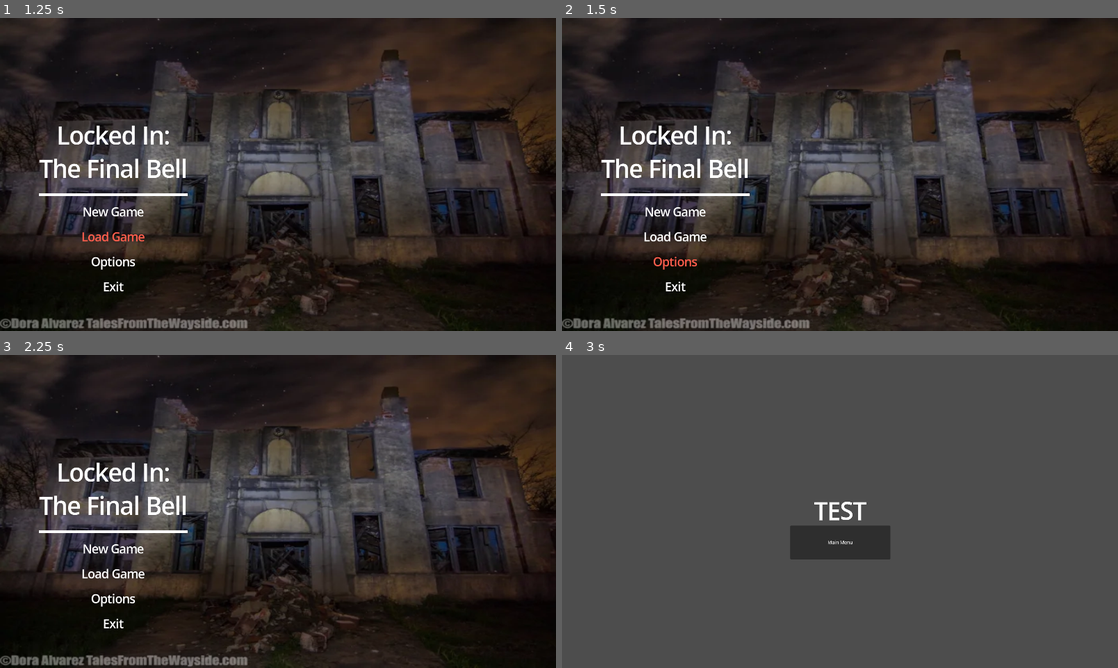
Above: before the commit, frames 1-4 (two rows, left to right).
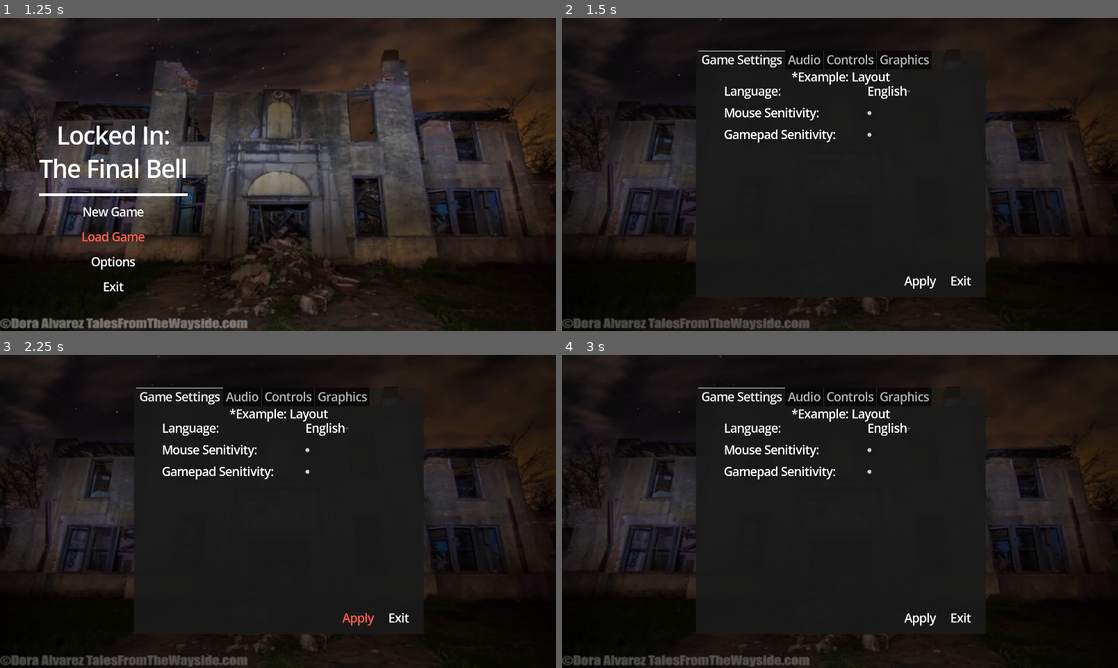
Above: after the commit, the same moments.

Repository: PawnxPawn/Lockout
Game: Godot game, scene res://Core/Managers/GameController/Main.tscn
Same seed, same stepped clock (60 frames per second), same inputs: the game is played once before the commit and once after it.
Inputs (mouse positions are in pixels of both pictures, inside the frame that each line leads up to):
- Up to frame 1 (1.25 s): click "Load Game" at 0.5 s
- Up to frame 2 (1.5 s): click "Options" at 1.25 s
- Up to frame 3 (2.25 s): click (355, 617) at 2 s, where only the run after the commit has a clickable "Apply"
- Up to frame 4 (3 s): click (673, 549) at 2.75 s, where only the run before the commit has a clickable "New Game"

Frame 1 is identical in both runs. In frame 2, 29% of the frame differs, in the area x 0-100%, y 0-100%; in frame 3, 29%; in frame 4, 96%.

Commit message:
Finished UI Services
Connected options to main menu using the new UI service

Diff:
--- a/Lockout/Core/Services/SceneLoader.gd
+++ b/Lockout/Core/Services/SceneLoader.gd
@@ -8,8 +8,8 @@
 }
 
 const _PRELOADED_SCENES = {
-	0: preload("uid://c11qt0vcye7g3"),
-	1: preload("uid://cfpeosla7ei55"),
+	Scenes.MAIN_MENU: preload("uid://c11qt0vcye7g3"),
+	Scenes.TEST: preload("uid://cfpeosla7ei55"),
 }
 
 const _DYNAMIC_SCENES: Dictionary = {
--- a/Lockout/Core/Services/UIService.gd
+++ b/Lockout/Core/Services/UIService.gd
@@ -1,21 +1,72 @@
 class_name UI extends Node
 
-enum {
-	TEST,
+signal ui_shown(ui:Uis)
+signal ui_hidden(ui:Uis)
+signal all_uis_hidden
+
+enum Uis {
+	GAME_SETTINGS,
+	PAUSE,
+	HUD,
+	GAME_OVER,
 }
 
 const _UI_SCENES_PRELOAD: Dictionary = {
-	0: preload("uid://dxyeviydep8bt")
+	Uis.GAME_SETTINGS: preload("uid://dxyeviydep8bt")
 }
 
 
 var ui_manager: CanvasLayer
-var Settings: GameSettings
+var _active_uis: Dictionary = {}
+var _loaded_uis: Dictionary = {}
 
+
+func show_ui(ui: Uis) -> void:
+	if not _ui_manager_check() or _active_uis.has(ui): return
+	if not _UI_SCENES_PRELOAD.has(ui):
+		push_error("UI: %s ui not found in _UI_SCENES_PRELOAD" % Uis.keys()[ui])
+		return
+
+	_load_ui_scene(ui)
+
+	_active_uis[ui] = _loaded_uis[ui]
+	_active_uis[ui].visible = true
+
+	ui_shown.emit(ui)
+
+
+func hide_ui(ui:Uis) -> void:
+	if not _ui_manager_check(): return
+	if not _active_uis.has(ui):
+		push_warning("UI: %s not found in _active_uis." % Uis.keys()[ui])
+		return
+
+	_active_uis[ui].visible = false
+	_active_uis.erase(ui)
+	ui_hidden.emit(ui)
+
+
+func hide_all_uis() -> void:
+	if not _ui_manager_check() or _active_uis.is_empty(): return
+
+	for ui in _active_uis:
+		print(ui)
+		_active_uis[ui].visible = false
+		ui_hidden.emit(ui)
+
+	all_uis_hidden.emit()
+
+
+func _load_ui_scene(ui:Uis) -> void:
+	if _loaded_uis.has(ui): return
+
+	var instance = _UI_SCENES_PRELOAD[ui].instantiate()
+	ui_manager.add_child(instance)
+	_loaded_uis[ui] = instance
 
 
 func _ui_manager_check() -> bool:
 	if not ui_manager:
-		push_error("UI: Can't control ui's because ui_manager is not set.")
+		push_error("UI: ui_manager is not set.")
 		return false
 	return true
--- a/Lockout/Scenes/MainMenu/MainMenu.gd
+++ b/Lockout/Scenes/MainMenu/MainMenu.gd
@@ -1,5 +1,42 @@
 extends Control
 
+@onready var buttons: VBoxContainer = %Buttons
+@onready var title: VBoxContainer = $Title
 
-func _on_new_game_button_down() -> void:
-	Services.scene_loader.load_scene(SceneLoader.Scenes.TEST)
+
+func _ready() -> void:
+	_connect_signals()
+
+
+func _connect_signals() -> void:
+	for button in buttons.get_children():
+		if not button is Button: continue
+		button.button_down.connect(_on_button_pressed.bind(button))
+
+	Services.ui.ui_hidden.connect(_on_ui_hidden)
+
+
+func _on_button_pressed(button: Button) -> void:
+	match button.name:
+		&"NewGame":
+			Services.scene_loader.load_scene(SceneLoader.Scenes.TEST)
+		&"LoadGame":
+			print("Load Game not set up yet.")
+		&"Options":
+			title.visible = false
+			Services.ui.show_ui(UI.Uis.GAME_SETTINGS)
+		&"Exit":
+			get_tree().quit()
+
+
+func _on_ui_hidden(ui:UI.Uis) -> void:
+	match ui:
+		UI.Uis.GAME_SETTINGS:
+			title.visible = true
+
+
+func _disconnect_external_signals() -> void:
+	Services.ui.ui_hidden.disconnect(_on_ui_hidden)
+
+func _exit_tree() -> void:
+	_disconnect_external_signals()
--- a/Lockout/Scenes/MainMenu/MainMenu.tscn
+++ b/Lockout/Scenes/MainMenu/MainMenu.tscn
@@ -29,7 +29,7 @@
 grow_vertical = 2
 texture = ExtResource("1_les83")
 
-[node name="Buttons" type="VBoxContainer" parent="." unique_id=146607823]
+[node name="Title" type="VBoxContainer" parent="." unique_id=146607823]
 layout_mode = 1
 anchors_preset = 2
 anchor_top = 1.0
@@ -42,7 +42,7 @@
 theme = ExtResource("3_sg7ab")
 theme_override_constants/separation = 30
 
-[node name="Label" type="Label" parent="Buttons" unique_id=1422583510]
+[node name="Label" type="Label" parent="Title" unique_id=1422583510]
 layout_mode = 2
 text = "Locked In:
 The Final Bell"
@@ -50,32 +50,36 @@
 horizontal_alignment = 1
 vertical_alignment = 1
 
-[node name="HSeparator" type="HSeparator" parent="Buttons" unique_id=895603831]
+[node name="HSeparator" type="HSeparator" parent="Title" unique_id=895603831]
 layout_mode = 2
 theme_override_styles/separator = SubResource("StyleBoxLine_fe4vj")
 
-[node name="NewGame" type="Button" parent="Buttons" unique_id=1151960490]
+[node name="Buttons" type="VBoxContainer" parent="Title" unique_id=1405050930]
+unique_name_in_owner = true
+layout_mode = 2
+theme = ExtResource("3_sg7ab")
+theme_override_constants/separation = 30
+
+[node name="NewGame" type="Button" parent="Title/Buttons" unique_id=1278232595]
 layout_mode = 2
 size_flags_horizontal = 4
 size_flags_vertical = 4
 text = "New Game"
 
-[node name="LoadGame" type="Button" parent="Buttons" unique_id=993108504]
+[node name="LoadGame" type="Button" parent="Title/Buttons" unique_id=1806859129]
 layout_mode = 2
 size_flags_horizontal = 4
 size_flags_vertical = 4
 text = "Load Game"
 
-[node name="Options" type="Button" parent="Buttons" unique_id=1544424885]
+[node name="Options" type="Button" parent="Title/Buttons" unique_id=1175784511]
 layout_mode = 2
 size_flags_horizontal = 4
 size_flags_vertical = 4
 text = "Options"
 
-[node name="Exit" type="Button" parent="Buttons" unique_id=859810830]
+[node name="Exit" type="Button" parent="Title/Buttons" unique_id=1159796078]
 layout_mode = 2
 size_flags_horizontal = 4
 size_flags_vertical = 4
 text = "Exit"
-
-[connection signal="button_down" from="Buttons/NewGame" to="." method="_on_new_game_button_down"]
--- a/Lockout/Scenes/UI/Settings/GameSettings.gd
+++ b/Lockout/Scenes/UI/Settings/GameSettings.gd
@@ -1,4 +1,22 @@
 class_name GameSettings
 extends Control
 
+@onready var save_and_exit: HBoxContainer = %SaveAndExit
+
 #TODO: Visual design of this needs to be re-worked
+func _ready() -> void:
+	_connect_signals()
+
+
+func _connect_signals() -> void:
+	for button in save_and_exit.get_children():
+		if not button is Button: continue
+		button.button_down.connect(_on_save_or_exit.bind(button))
+
+
+func _on_save_or_exit(button: Button) -> void:
+	match button.name:
+		&"Apply":
+			print("Save Settings")
+		&"Exit":
+			Services.ui.hide_ui(UI.Uis.GAME_SETTINGS)
--- a/Lockout/Scenes/UI/Settings/Settings.tscn
+++ b/Lockout/Scenes/UI/Settings/Settings.tscn
@@ -21,7 +21,7 @@
 anchor_bottom = 1.0
 grow_horizontal = 2
 grow_vertical = 2
-color = Color(0, 0, 0, 0.09019608)
+color = Color(0, 0, 0, 0.32156864)
 
 [node name="PanelContainer" type="PanelContainer" parent="." unique_id=193269009]
 layout_mode = 1
@@ -320,24 +320,25 @@
 size_flags_horizontal = 8
 size_flags_vertical = 8
 
-[node name="HBoxContainer" type="HBoxContainer" parent="PanelContainer/VBoxContainer" unique_id=1788441545]
+[node name="SaveAndExit" type="HBoxContainer" parent="PanelContainer/VBoxContainer" unique_id=1788441545]
+unique_name_in_owner = true
 layout_mode = 2
 theme_override_constants/separation = 50
 alignment = 2
 
-[node name="Apply" type="Button" parent="PanelContainer/VBoxContainer/HBoxContainer" unique_id=1976951985]
+[node name="Apply" type="Button" parent="PanelContainer/VBoxContainer/SaveAndExit" unique_id=1976951985]
 layout_mode = 2
 size_flags_horizontal = 8
 size_flags_vertical = 8
 text = "Apply"
 
-[node name="Exit" type="Button" parent="PanelContainer/VBoxContainer/HBoxContainer" unique_id=382401302]
+[node name="Exit" type="Button" parent="PanelContainer/VBoxContainer/SaveAndExit" unique_id=382401302]
 layout_mode = 2
 size_flags_horizontal = 8
 size_flags_vertical = 8
 text = "Exit"
 
-[node name="MarginContainer" type="MarginContainer" parent="PanelContainer/VBoxContainer/HBoxContainer" unique_id=1043332515]
+[node name="MarginContainer" type="MarginContainer" parent="PanelContainer/VBoxContainer/SaveAndExit" unique_id=1043332515]
 layout_mode = 2
 
 [node name="MarginContainer" type="MarginContainer" parent="PanelContainer/VBoxContainer" unique_id=22667734]
